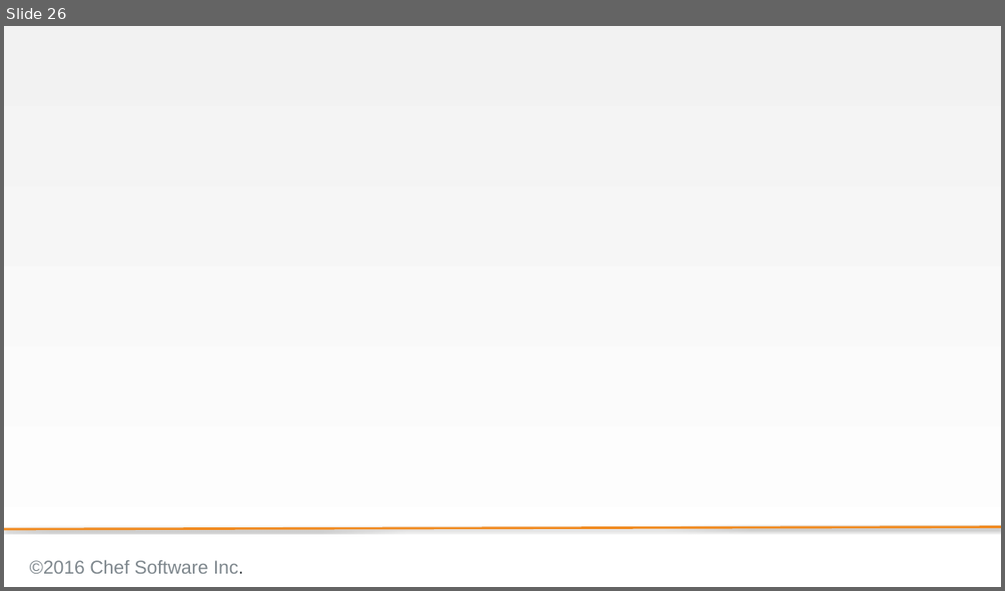
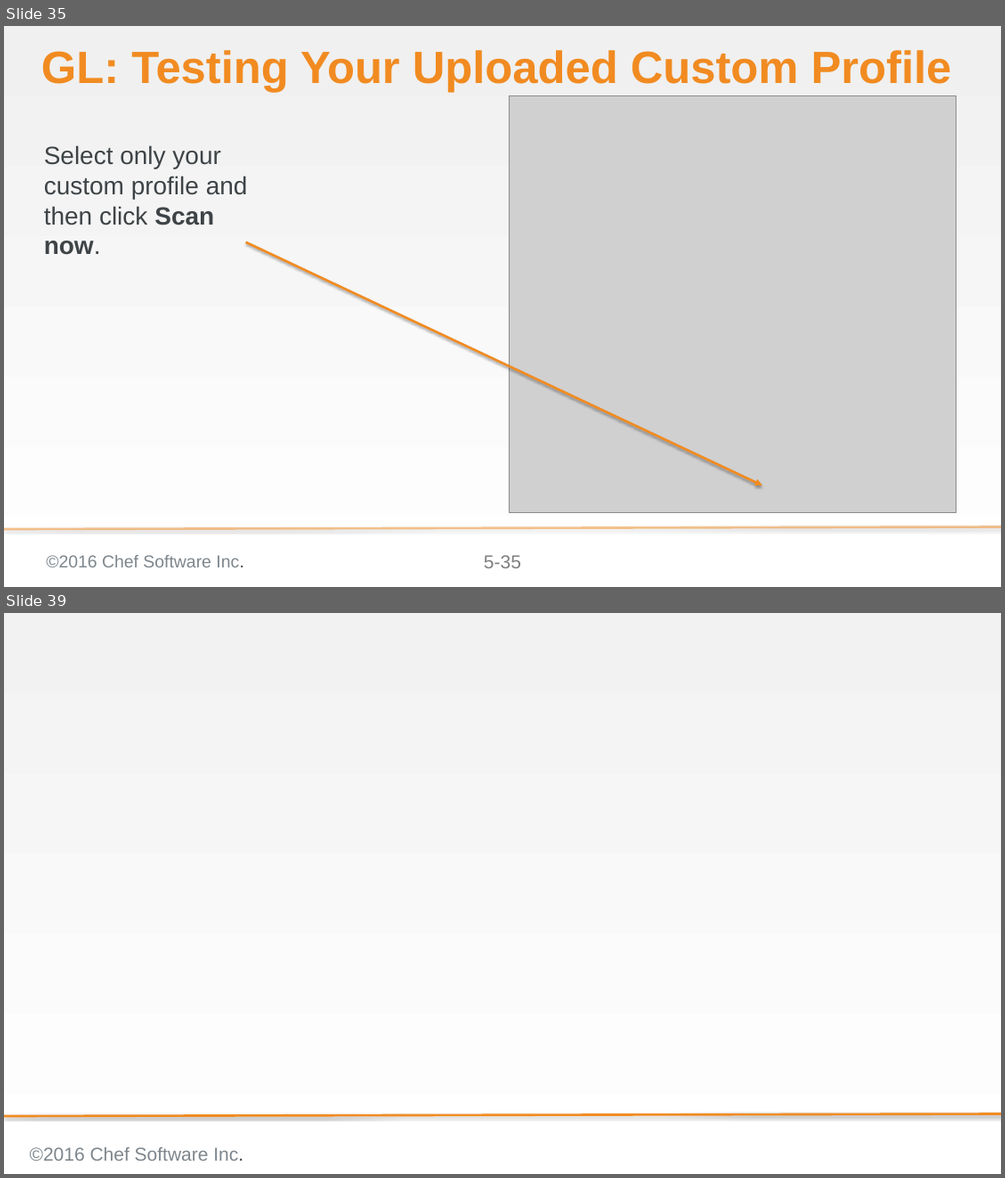
Before and after one commit to bchamby/chef-compliance-installation-configuration-operation, a slide deck: 05-creating-custom-profiles.pptx. Shown one above the other, each under a label of ours: slide 26 before the commit, slides 35 and 39 after it; the slides between them are not shown. The pictures are 1005x591 and 1005x1178 pixels, drawn with LibreOffice and Linux fonts; fonts in the diff are those of the drawing; grey boxes stand for pictures; background and template pictures are left out. Boxes give left, top, right and bottom in pixels: in the first picture for what was removed or moved away, otherwise in the second. Text is boxed around its words. In the diff, an @@ line names an element or a change of style, - is before the commit and + after.

Commit message:
Rewrote 05-creating-custom-profiles to support inspec 0.14.7. on target nodes

```diff
--- a/05-creating-custom-profiles.pptx
+++ b/05-creating-custom-profiles.pptx
@@ slide 35 added at (4,26,1001,587), background gradient #F0F0F0 to #FFFFFF @@
@@ title added at (41,50,952,93), 58 pt, text #F18B21, bold @@
+GL: Testing Your Uploaded Custom Profile
@@ picture added at (509,96,956,512) @@
@@ text added at (44,145,248,255), 32 pt, text #3E4346 @@
+Select only your custom profile and then click Scan now.
@@ arrow added from (245, 242) to (762, 485), #F18B21 3 pt @@
@@ line added from (1001, 527) to (4, 529), #F18B21 3 pt @@
@@ text added at (46,555,244,567), 22.2 pt, text #7D868C @@
+©2016 Chef Software Inc.
@@ page number added at (484,555,521,568), 24 pt, text #7F7F7F @@
+5-35
@@ what was slide 26 is now slide 39 @@
```
Also in this commit, not shown: 3 slides changed, 12 other slides added.
